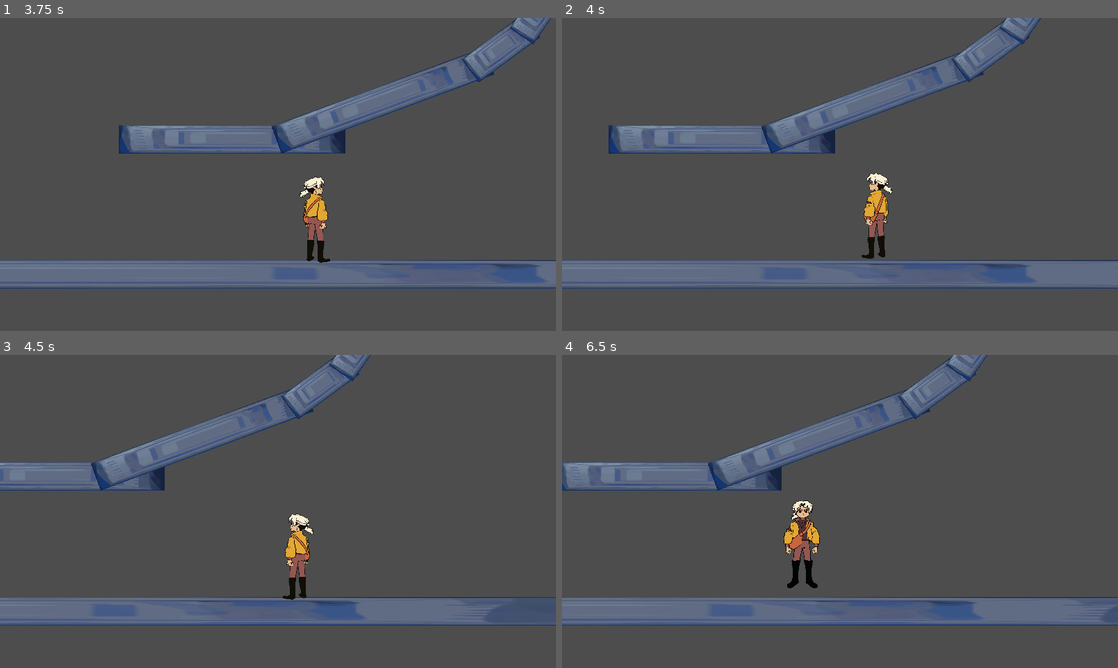
Above: before the commit, frames 1-4 (two rows, left to right).
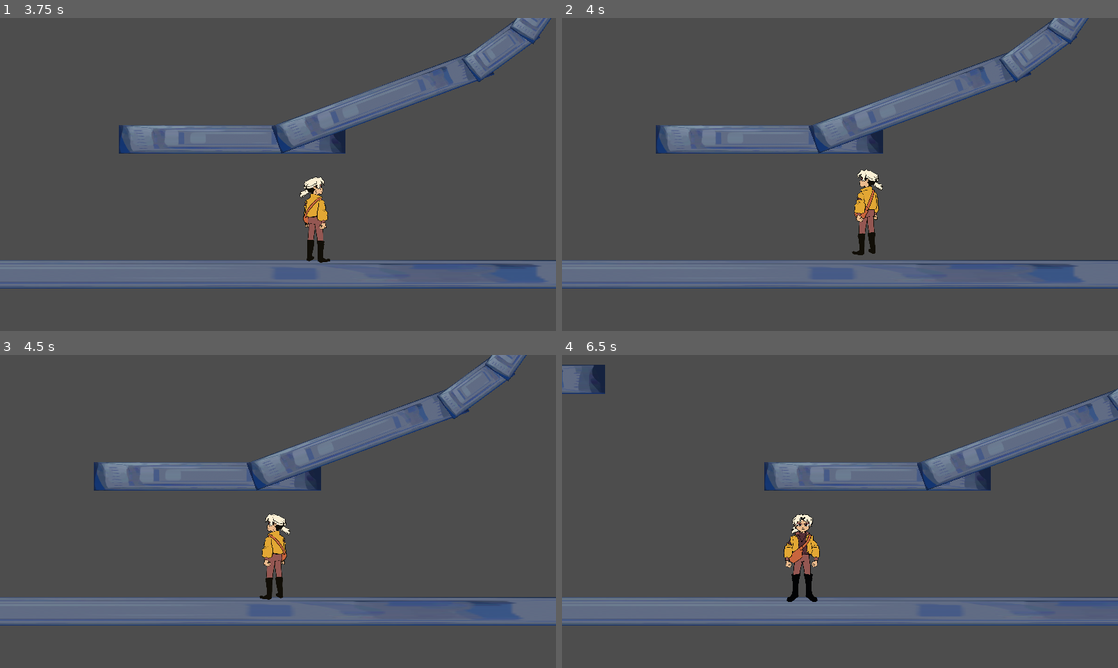
Above: after the commit, the same moments.

Repository: Dallasocoggins/TAMUGameJamFall23
Game: Godot game, scene res://scenes/level/main.tscn
Same seed, same stepped clock (60 frames per second), same inputs: the game is played once before the commit and once after it.
Inputs:
- Up to frame 1 (3.75 s): tap Enter at 0.5 s; hold D (move_right) 0.53-2.03 s; tap Q (attack) every 0.75 s from 0.6 to 3.6 s; tap Space (jump) at 0.77, 1.52, 3.02 s; hold A (move_left) 2.03-2.78 s; hold D (move_right) from 2.78 s (still down)
- Up to frame 2 (4 s): keep holding D (move_right); tap Space (jump) at 3.77 s
- Up to frame 3 (4.5 s): release D (move_right) at 4.28 s; hold A (move_left) from 4.28 s (still down); tap Q (attack) at 4.35 s
- Up to frame 4 (6.5 s): tap Space (jump) at 4.52, 6.02 s; release A (move_left) at 5.03 s; hold D (move_right) 5.03-5.78 s; tap Q (attack) at 5.1, 5.85 s; hold A (move_left) from 5.78 s (still down)

Frame 1 is identical in both runs. In frame 2, 11% of the frame differs, in the area x 8-95%, y 0-86%; in frame 3, 17%; in frame 4, 17%, in the area x 0-100%, y 0-87%.

Commit message:
Enemy Attack

Diff:
--- a/scenes/CustomNodes/BasicEnemy.tscn
+++ b/scenes/CustomNodes/BasicEnemy.tscn
@@ -1,17 +1,18 @@
-[gd_scene load_steps=5 format=3 uid="uid://b8dorty1nqvb7"]
+[gd_scene load_steps=6 format=3 uid="uid://b8dorty1nqvb7"]
 
 [ext_resource type="Script" path="res://scripts/BasicEnemy.gd" id="1_b45um"]
-[ext_resource type="PackedScene" uid="uid://mgd1h5vvxj0y" path="res://scenes/CustomNodes/HurtBox.tscn" id="2_d7b2i"]
 [ext_resource type="Script" path="res://scripts/StateMachine.gd" id="3_8wqys"]
+[ext_resource type="Script" path="res://scripts/MyHurtBox.gd" id="3_vb0rm"]
 
 [sub_resource type="CapsuleShape2D" id="CapsuleShape2D_qadpl"]
 radius = 85.0
 height = 432.0
 
+[sub_resource type="RectangleShape2D" id="RectangleShape2D_50u5p"]
+size = Vector2(189, 442)
+
 [node name="BasicEnemy" type="CharacterBody2D"]
 script = ExtResource("1_b45um")
-
-[node name="HurtBox" parent="." instance=ExtResource("2_d7b2i")]
 
 [node name="AnimationPlayer" type="AnimationPlayer" parent="."]
 
@@ -22,3 +23,12 @@
 
 [node name="StateMachine" type="Node2D" parent="."]
 script = ExtResource("3_8wqys")
+
+[node name="MyHurtBox" type="Area2D" parent="."]
+script = ExtResource("3_vb0rm")
+
+[node name="CollisionShape2D" type="CollisionShape2D" parent="MyHurtBox"]
+position = Vector2(-2.5, 3)
+shape = SubResource("RectangleShape2D_50u5p")
+
+[connection signal="area_entered" from="MyHurtBox" to="MyHurtBox" method="_on_area_entered"]
--- /dev/null
+++ b/scenes/CustomNodes/BruiserEnemy.tscn
@@ -0,0 +1,107 @@
+[gd_scene load_steps=14 format=3 uid="uid://rs7bbrinx0gv"]
+
+[ext_resource type="Script" path="res://scripts/BasicEnemy.gd" id="1_jg17y"]
+[ext_resource type="Script" path="res://scripts/MyHitBox.gd" id="2_87v1a"]
+[ext_resource type="Script" path="res://scripts/StateMachine.gd" id="3_0e4ld"]
+[ext_resource type="Script" path="res://scripts/FollowGround.gd" id="4_0838v"]
+[ext_resource type="Script" path="res://scripts/EnemyIdle.gd" id="4_hd1ep"]
+[ext_resource type="Script" path="res://scripts/MyHurtBox.gd" id="4_xsnvk"]
+[ext_resource type="Script" path="res://scripts/EnemyAttack.gd" id="5_64dec"]
+
+[sub_resource type="Animation" id="Animation_uig0a"]
+length = 0.001
+tracks/0/type = "value"
+tracks/0/imported = false
+tracks/0/enabled = true
+tracks/0/path = NodePath("Sprite2D/MyHitBox/CollisionShape2D:disabled")
+tracks/0/interp = 1
+tracks/0/loop_wrap = true
+tracks/0/keys = {
+"times": PackedFloat32Array(0),
+"transitions": PackedFloat32Array(1),
+"update": 1,
+"values": [true]
+}
+
+[sub_resource type="Animation" id="Animation_e2j7c"]
+resource_name = "attack"
+tracks/0/type = "value"
+tracks/0/imported = false
+tracks/0/enabled = true
+tracks/0/path = NodePath("Sprite2D/MyHitBox/CollisionShape2D:disabled")
+tracks/0/interp = 1
+tracks/0/loop_wrap = true
+tracks/0/keys = {
+"times": PackedFloat32Array(0, 0.5, 0.9),
+"transitions": PackedFloat32Array(1, 1, 1),
+"update": 1,
+"values": [true, false, true]
+}
+
+[sub_resource type="AnimationLibrary" id="AnimationLibrary_o1b2i"]
+_data = {
+"RESET": SubResource("Animation_uig0a"),
+"attack": SubResource("Animation_e2j7c")
+}
+
+[sub_resource type="CapsuleShape2D" id="CapsuleShape2D_4j10g"]
+radius = 85.0
+height = 432.0
+
+[sub_resource type="RectangleShape2D" id="RectangleShape2D_04o2e"]
+size = Vector2(467, 441)
+
+[sub_resource type="RectangleShape2D" id="RectangleShape2D_1dsbx"]
+size = Vector2(189, 442)
+
+[node name="BruiserEnemy" type="CharacterBody2D"]
+script = ExtResource("1_jg17y")
+
+[node name="AnimationPlayer" type="AnimationPlayer" parent="."]
+libraries = {
+"": SubResource("AnimationLibrary_o1b2i")
+}
+
+[node name="CollisionShape2D" type="CollisionShape2D" parent="."]
+shape = SubResource("CapsuleShape2D_4j10g")
+
+[node name="Sprite2D" type="Sprite2D" parent="."]
+
+[node name="MyHitBox" type="Area2D" parent="Sprite2D"]
+script = ExtResource("2_87v1a")
+
+[node name="CollisionShape2D" type="CollisionShape2D" parent="Sprite2D/MyHitBox"]
+position = Vector2(341.5, 3.5)
+shape = SubResource("RectangleShape2D_04o2e")
+disabled = true
+
+[node name="StateMachine" type="Node2D" parent="." node_paths=PackedStringArray("initial_state")]
+script = ExtResource("3_0e4ld")
+initial_state = NodePath("idle")
+
+[node name="Follow" type="Node2D" parent="StateMachine" node_paths=PackedStringArray("enemy", "sprite")]
+script = ExtResource("4_0838v")
+enemy = NodePath("../..")
+sprite = NodePath("../../Sprite2D")
+
+[node name="idle" type="Node2D" parent="StateMachine" node_paths=PackedStringArray("enemy")]
+script = ExtResource("4_hd1ep")
+enemy = NodePath("../..")
+
+[node name="attack" type="Node2D" parent="StateMachine" node_paths=PackedStringArray("enemy", "animation_player")]
+script = ExtResource("5_64dec")
+enemy = NodePath("../..")
+animation_player = NodePath("../../AnimationPlayer")
+
+[node name="MyHurtBox" type="Area2D" parent="."]
+script = ExtResource("4_xsnvk")
+
+[node name="CollisionShape2D" type="CollisionShape2D" parent="MyHurtBox"]
+position = Vector2(-2.5, 3)
+shape = SubResource("RectangleShape2D_1dsbx")
+
+[node name="EnemyIdle" type="Node2D" parent="."]
+script = ExtResource("4_hd1ep")
+
+[connection signal="animation_finished" from="AnimationPlayer" to="StateMachine/attack" method="_on_animation_player_animation_finished"]
+[connection signal="area_entered" from="MyHurtBox" to="MyHurtBox" method="_on_area_entered"]
--- a/scenes/level/level1.tscn
+++ b/scenes/level/level1.tscn
@@ -1,8 +1,9 @@
-[gd_scene load_steps=4 format=3 uid="uid://slyhluoya6p7"]
+[gd_scene load_steps=5 format=3 uid="uid://slyhluoya6p7"]
 
 [ext_resource type="PackedScene" uid="uid://ncfc78vywjki" path="res://scenes/objects/player.tscn" id="1_6hvob"]
 [ext_resource type="PackedScene" uid="uid://3brmgs5hcmli" path="res://scenes/temporary_assets/temporary_platform.tscn" id="2_y1ymi"]
 [ext_resource type="PackedScene" uid="uid://b8dorty1nqvb7" path="res://scenes/CustomNodes/BasicEnemy.tscn" id="3_1njad"]
+[ext_resource type="PackedScene" uid="uid://rs7bbrinx0gv" path="res://scenes/CustomNodes/BruiserEnemy.tscn" id="4_ap6gt"]
 
 [node name="World" type="Node2D"]
 
@@ -53,3 +54,6 @@
 scale = Vector2(64.64, 1)
 
 [node name="BasicEnemy" parent="." instance=ExtResource("3_1njad")]
+
+[node name="BruiserEnemy" parent="." instance=ExtResource("4_ap6gt")]
+position = Vector2(1997, -297)
--- a/scenes/objects/player.tscn
+++ b/scenes/objects/player.tscn
@@ -13,7 +13,7 @@
 [ext_resource type="Texture2D" uid="uid://dsjdyv5xmuumd" path="res://sprites/parry/idle right/frame_00003.png" id="11_rl1ug"]
 [ext_resource type="Texture2D" uid="uid://cucfqoagkwg6u" path="res://sprites/parry/idle right/frame_00004.png" id="12_li31c"]
 [ext_resource type="Texture2D" uid="uid://6e8jgkehj48r" path="res://sprites/parry/idle right/frame_00005.png" id="13_4m2xv"]
-[ext_resource type="PackedScene" uid="uid://dfewscjavscte" path="res://scenes/CustomNodes/MyHitBox.tscn" id="14_it14p"]
+[ext_resource type="Script" path="res://scripts/MyHitBox.gd" id="14_pqwby"]
 
 [sub_resource type="Animation" id="Animation_q6a7i"]
 length = 0.001
@@ -210,11 +210,15 @@
 "idle": SubResource("Animation_22t58")
 }
 
+[sub_resource type="CapsuleShape2D" id="CapsuleShape2D_ebv14"]
+radius = 91.0
+height = 290.0
+
 [sub_resource type="CapsuleShape2D" id="CapsuleShape2D_hok6a"]
 radius = 50.0
 height = 284.0
 
-[node name="Player" type="CharacterBody2D"]
+[node name="Player" type="CharacterBody2D" groups=["Player"]]
 script = ExtResource("1_2lgnl")
 
 [node name="AnimationPlayer" type="AnimationPlayer" parent="."]
@@ -228,11 +232,13 @@
 scale = Vector2(0.3, 0.3)
 texture = ExtResource("11_rl1ug")
 
-[node name="MyHitBox" parent="Sprite2D" instance=ExtResource("14_it14p")]
-
-[node name="HitBox" parent="Sprite2D/MyHitBox" index="0"]
+[node name="MyHitBox" type="Area2D" parent="Sprite2D"]
+script = ExtResource("14_pqwby")
+
+[node name="HitBox" type="CollisionShape2D" parent="Sprite2D/MyHitBox"]
 position = Vector2(486.667, -66.6667)
-rotation = 0.0
+scale = Vector2(3.33333, 3.33333)
+shape = SubResource("CapsuleShape2D_ebv14")
 disabled = true
 
 [node name="CollisionShape2D" type="CollisionShape2D" parent="."]
@@ -251,5 +257,3 @@
 editor_draw_drag_margin = true
 
 [connection signal="animation_finished" from="AnimationPlayer" to="." method="_on_animation_player_animation_finished"]
-
-[editable path="Sprite2D/MyHitBox"]
--- a/scripts/BasicEnemy.gd
+++ b/scripts/BasicEnemy.gd
@@ -12,6 +12,9 @@
 func _process(delta):
 	pass
 
+func _physics_process(delta):
+	move_and_slide()
+
 
 func take_damage(damage) -> void:
 	health_points -= damage
--- /dev/null
+++ b/scripts/EnemyAttack.gd
@@ -0,0 +1,31 @@
+class_name EnemyAttack
+extends State
+
+@export var enemy : CharacterBody2D
+@export var cooldown = 1.0
+var player : CharacterBody2D
+var cooldown_left = cooldown
+var attack_over = false
+
+@export var animation_player : AnimationPlayer
+
+# Called when the node enters the scene tree for the first time.
+func _enter():
+	print_debug("Entered Attack")
+	player = get_tree().get_first_node_in_group("Player")
+	animation_player.play("attack")
+
+func _update(delta):
+	if(attack_over):
+		cooldown_left -= delta
+
+	if(cooldown_left <= 0):
+		Transitioned.emit(self, "follow")
+
+func _exit():
+	print_debug("Hey2")
+
+
+
+func _on_animation_player_animation_finished(anim_name):
+	attack_over = true
--- /dev/null
+++ b/scripts/EnemyIdle.gd
@@ -0,0 +1,50 @@
+class_name EnemyIdle
+extends State
+
+@export var enemy : CharacterBody2D
+@export var vision_dist = 900.0
+@export var wander_time_max = 5.0
+@export var wander_time_min = 1.0
+@export var wait_time_max = 3.0
+@export var wait_time_min = 0.5
+@export var walking_speed = 100.0
+var facing_right = false
+
+var wander_time_left = wander_time_max
+var wait_time_left = wait_time_max
+
+var player : CharacterBody2D
+
+# Called when the node enters the scene tree for the first time.
+func _enter():
+	print_debug("Hey1")
+	player = get_tree().get_first_node_in_group("Player")
+
+
+func _update(delta):
+	# print_debug("Hey")
+	var player_direction = enemy.global_position - player.global_position
+	#print_debug(((player_direction.x > 0 and !facing_right) or (player_direction.x < 0 and facing_right)))
+	#print_debug(player_direction.length())
+	if ((player_direction.x > 0 and !facing_right) or (player_direction.x < 0 and facing_right)) and player_direction.length() <= vision_dist:
+		Transitioned.emit(self, "follow")
+		#print_debug("Hey")
+
+func _physics_update(delta):
+	#print_debug("wander ", wander_time_left)
+	#print_debug("wait ", wait_time_left)
+	var direction = 1 if facing_right else -1
+	if (wander_time_left > 0):
+		enemy.velocity.x = walking_speed * direction
+		wander_time_left -= delta
+		#print_debug("velocity ", enemy.velocity.x)
+	elif (wait_time_left > 0):
+		enemy.velocity = Vector2.ZERO
+		wait_time_left -= delta
+	else:
+		facing_right = !facing_right
+		wander_time_left = randf_range(wander_time_min, wander_time_max)
+		wait_time_left = randf_range(wait_time_min, wait_time_max)
+
+func _exit():
+	print_debug("Hey2")
--- /dev/null
+++ b/scripts/FollowGround.gd
@@ -0,0 +1,43 @@
+class_name FollowGround
+extends State
+
+@export var enemy : CharacterBody2D
+@export var move_speed := 400.0
+@export var vision_dist := 1500.0
+@export var attack_range := 400.0
+var facing_right = true
+var player : CharacterBody2D
+
+@export var sprite : Sprite2D
+
+
+# Called when the node enters the scene tree for the first time.
+func _enter():
+	player = get_tree().get_first_node_in_group("Player")
+
+
+# Called every frame. 'delta' is the elapsed time since the previous frame.
+func _physics_update(delta : float):
+	if(!player):
+		player = get_tree().get_first_node_in_group("Player")
+	var direction = enemy.global_position - player.global_position
+	#print_debug(direction.length())
+
+	if(direction.length() > vision_dist):
+		Transitioned.emit(self, "idle")
+	elif(direction.length() < attack_range):
+		Transitioned.emit(self, "attack")
+
+	if(direction.x < 0):
+		enemy.velocity.x = move_speed
+	else:
+		enemy.velocity.x = -move_speed
+
+	if(direction.x < 0 and !facing_right) or (direction.x > 0 and facing_right):
+		facing_right = !facing_right
+		sprite.scale.x *= -1
+
+
+
+	# print_debug(enemy.velocity)
+	pass
--- a/scripts/StateMachine.gd
+++ b/scripts/StateMachine.gd
@@ -11,6 +11,8 @@
 	for child in get_children():
 		if child is State:
 			states[child.name.to_lower()] = child
+			child.Transitioned.connect(_on_child_transition)
+			print_debug(child.name)
 
 	if initial_state:
 		initial_state._enter()
@@ -19,6 +21,7 @@
 
 # Called every frame. 'delta' is the elapsed time since the previous frame.
 func _process(delta):
+	# print_debug(current_state)
 	if(current_state):
 		current_state._update(delta)
 
@@ -31,12 +34,14 @@
 		return
 
 	var new_state = states.get(new_state_name.to_lower())
+
 	if (!new_state):
 		return
 
 	if current_state:
-		current_state.exit()
+		current_state._exit()
 
-	new_state.exit()
+	new_state._enter()
 
 	current_state = new_state
+	print_debug(current_state)
--- a/scripts/player.gd
+++ b/scripts/player.gd
@@ -1,3 +1,4 @@
+class_name Player
 extends CharacterBody2D
 
 @export var run_max_speed = 1000.0
Not shown: 1 places in scenes/CustomNodes/HitBox.tscn that only renumber resources
Not shown: 1 places in scenes/CustomNodes/HurtBox.tscn that only renumber resources
Not shown: 1 places in scenes/objects/player.tscn that only renumber resources
